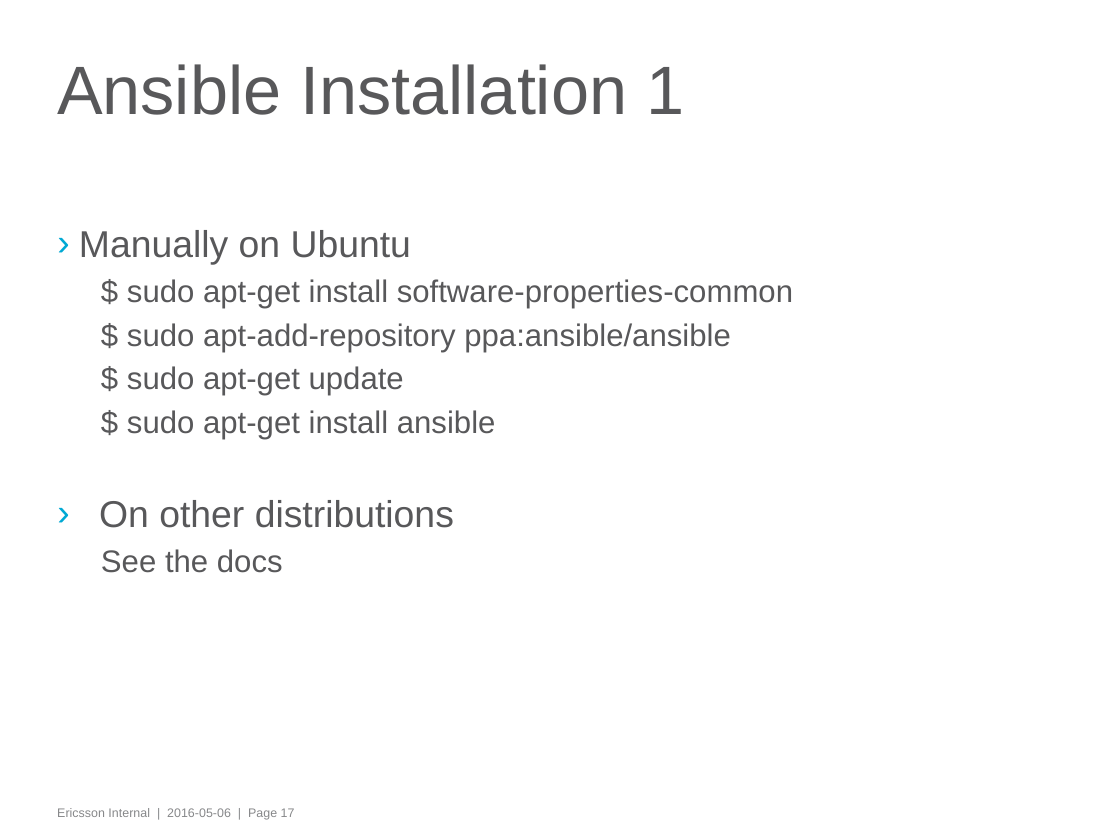
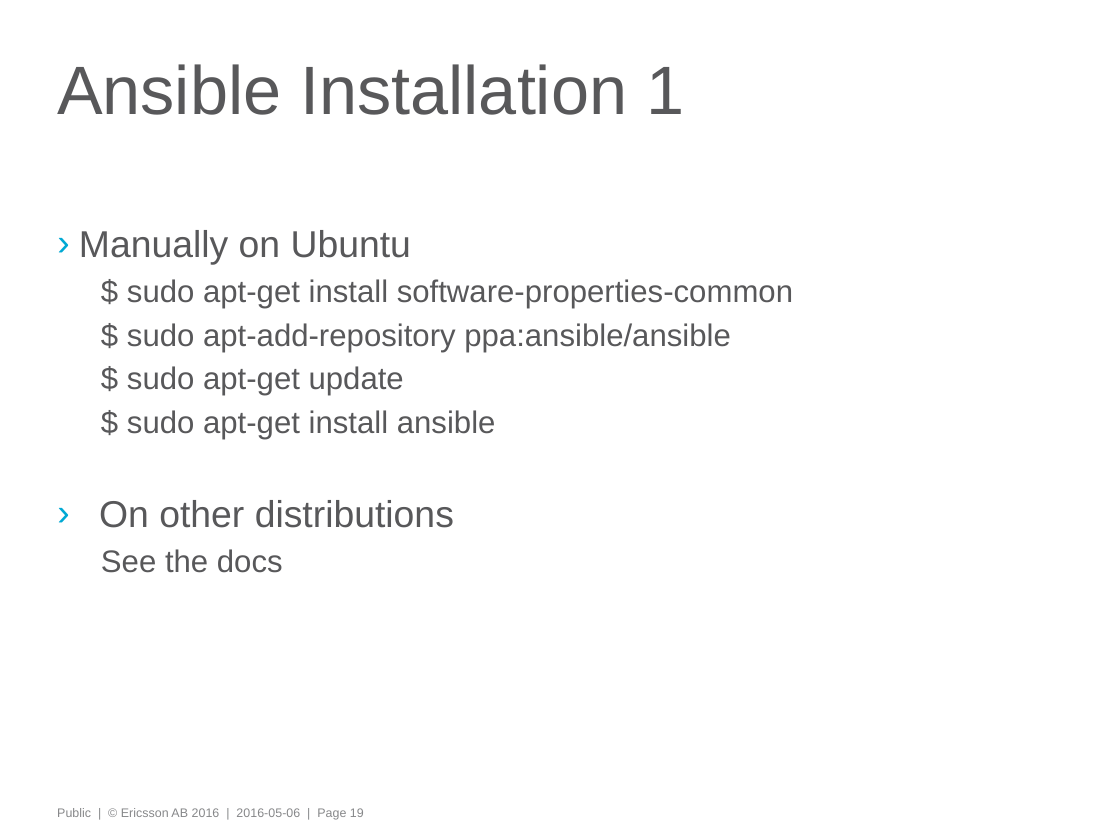
Before and after one commit to iamroddo/learnathon, a slide deck: slide 19 of Vagrant-Ansible-Git_Learnathon.pptx (slide 17 before the commit). Drawn at 1120x840 pixels with LibreOffice and Linux fonts; fonts in the diff are those of the drawing; background and template pictures are left out. Boxes give left, top, right and bottom in pixels: in the first picture for what was removed or moved away, otherwise in the second. Text is boxed around its words. In the diff, an @@ line names an element or a change of style, - is before the commit and + after.

```diff
--- a/Vagrant-Ansible-Git_Learnathon.pptx
+++ b/Vagrant-Ansible-Git_Learnathon.pptx
@@ text at (57,808,364,820): text changed @@
-Ericsson Internal | 2016-05-06 | Page 17
+Public | © Ericsson AB 2016 | 2016-05-06 | Page 19
```
Also in this commit, not shown: 27 other slides changed, 5 slides added, 1 slide removed, 6 other files.
